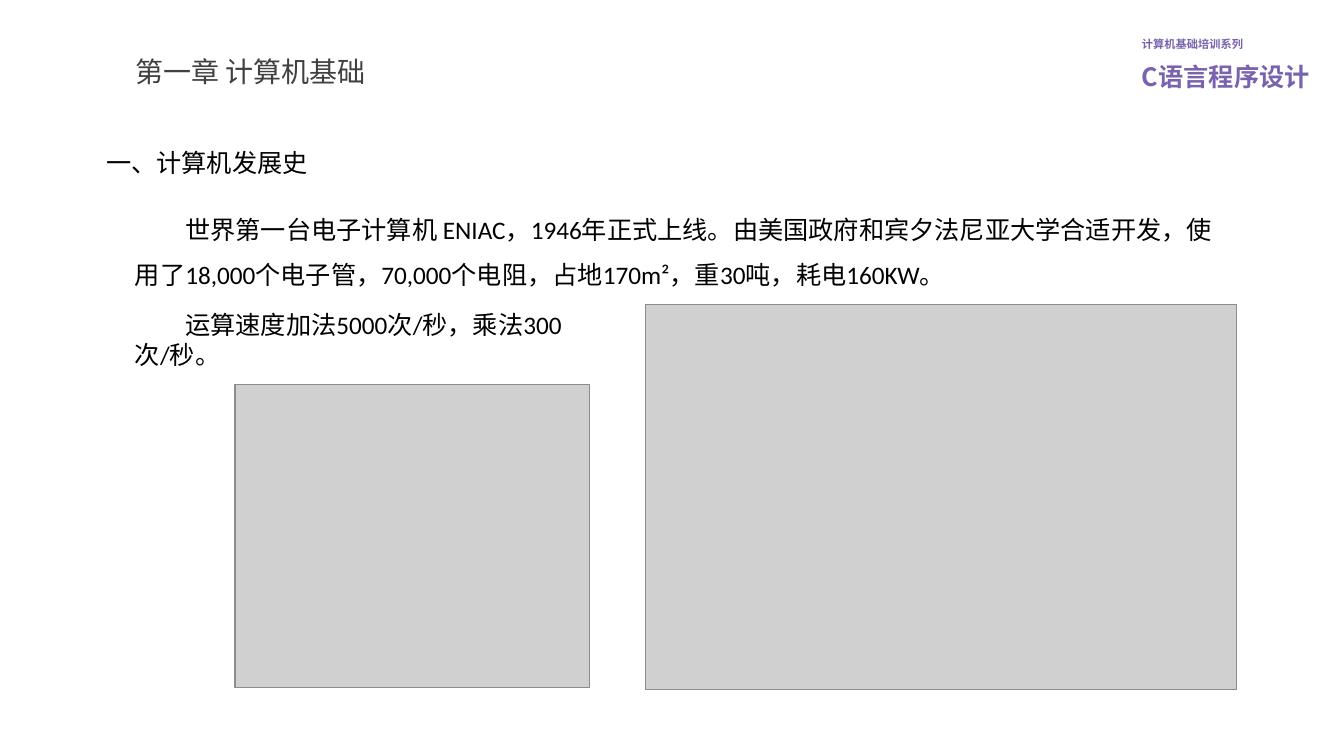
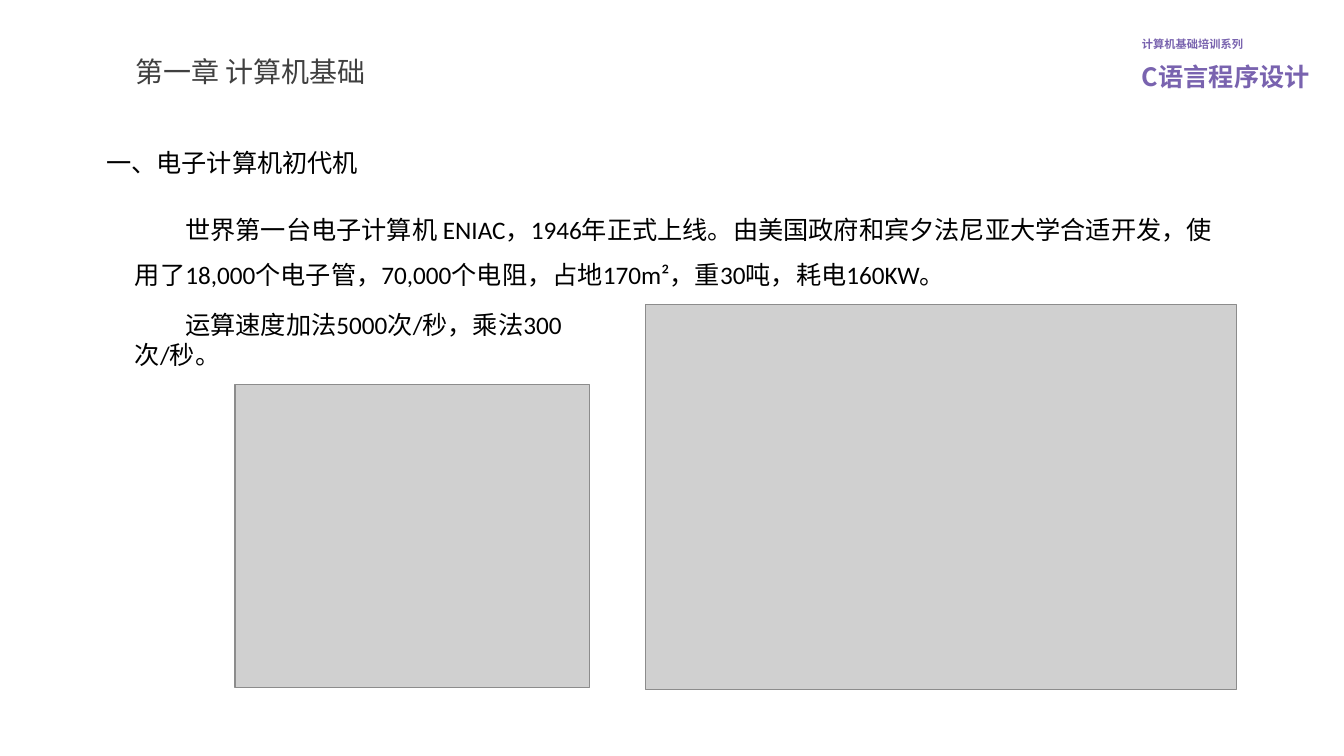
Before and after one commit to lovegce/training-courseware, a slide deck: slide 4 of C语言程序设计.pptx. Drawn at 1344x756 pixels with LibreOffice and Linux fonts; fonts in the diff are those of the drawing; grey boxes stand for pictures; background and template pictures are left out. Boxes give left, top, right and bottom in pixels: in the first picture for what was removed or moved away, otherwise in the second. Text is boxed around its words. In the diff, an @@ line names an element or a change of style, - is before the commit and + after.

Commit message:
添加计算机语言发展、计算机组成、性能指标、数制及运算

```diff
--- a/C语言程序设计.pptx
+++ b/C语言程序设计.pptx
@@ text at (106,150,358,174): text changed @@
-一、计算机发展史
+一、电子计算机初代机
```
Also in this commit, not shown: 3 other slides changed, 13 slides added, 4 other files.
